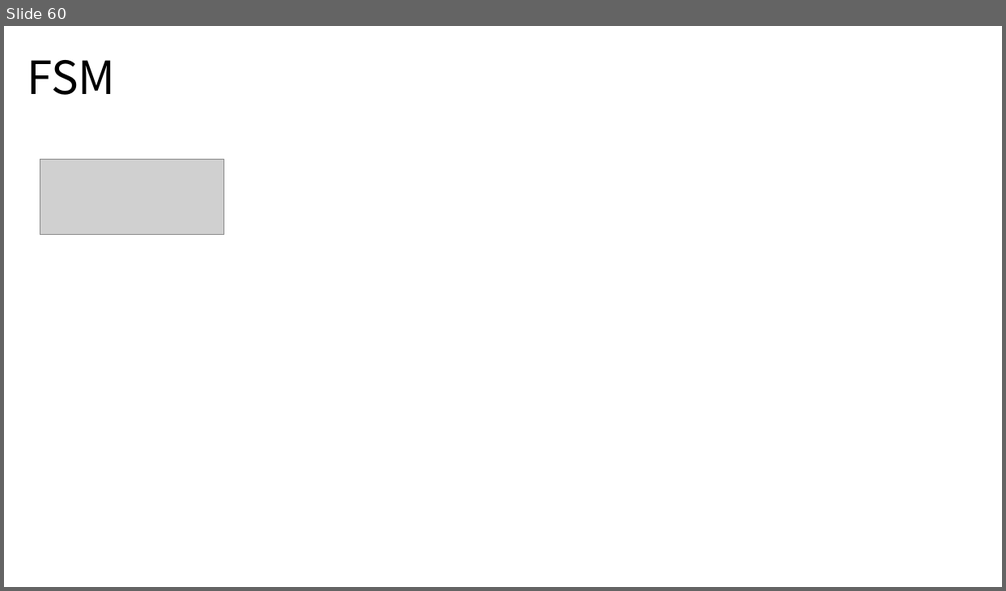
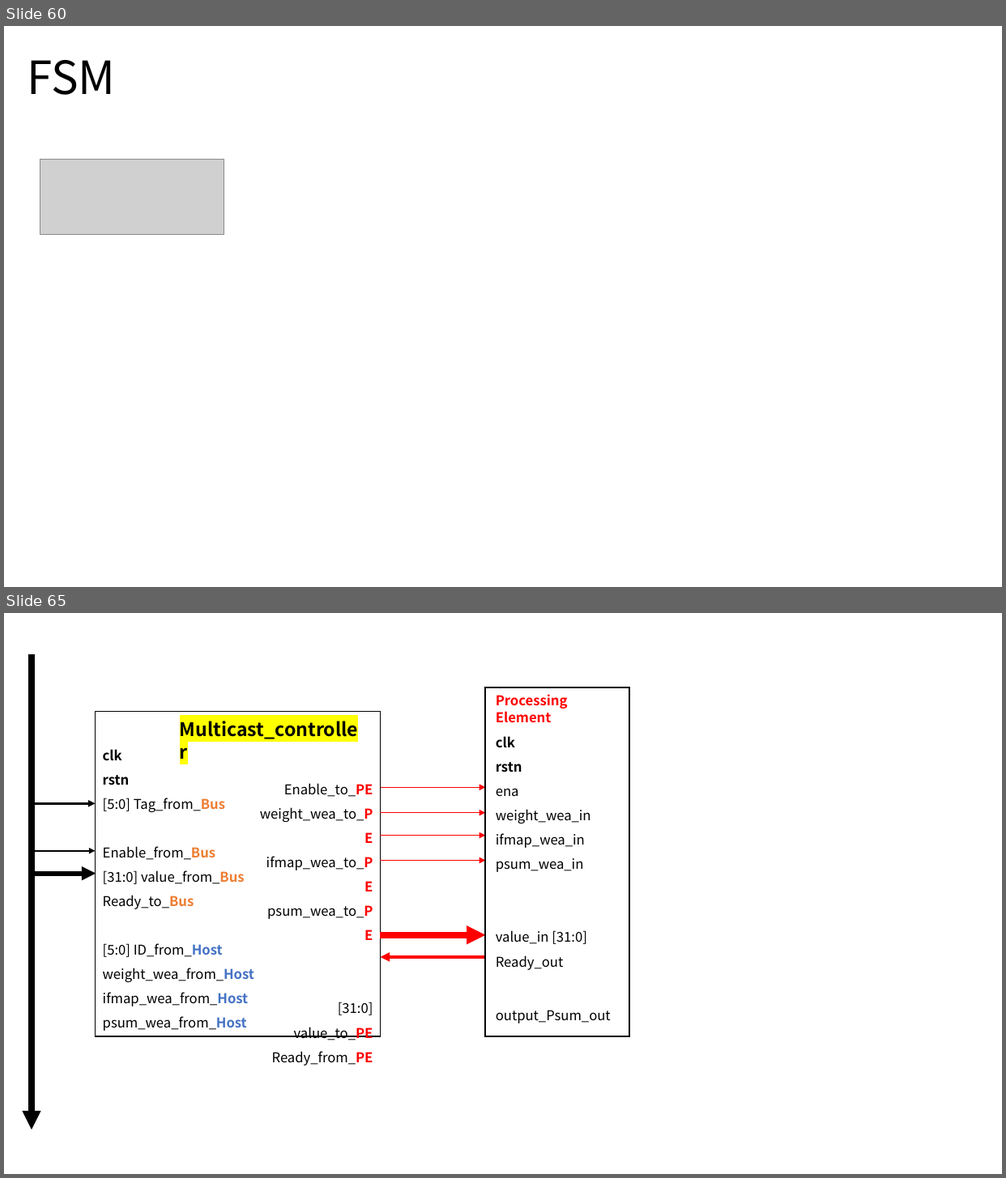
Before and after one commit to dldldlfma/ETRI-SW-SoC-base, a slide deck: eyeriss.pptx. Shown one above the other, each under a label of ours: slide 60 before the commit, slides 60 and 65 after it; the slides between them are not shown. The pictures are 1006x591 and 1006x1178 pixels, drawn with LibreOffice and Linux fonts; fonts in the diff are those of the drawing; grey boxes stand for pictures. Boxes give left, top, right and bottom in pixels: in the first picture for what was removed or moved away, otherwise in the second. Text is boxed around its words. In the diff, an @@ line names an element or a change of style, - is before the commit and + after.

```diff
--- a/eyeriss.pptx
+++ b/eyeriss.pptx
@@ slide 65 added at (4, 613, 1002, 1174), background #FFFFFF @@
@@ arrow added from (32, 654) to (32, 1131), #000000 6 pt @@
@@ rectangle added at (485, 687, 630, 1037), outline #000000 1.5 pt @@
@@ text added at (496, 694, 568, 723), 13 pt, text #FF0000, bold @@
+Processing Element
@@ rectangle added at (96, 711, 381, 1037), outline #000000 1 pt @@
@@ text added at (180, 721, 358, 739), 18 pt, text #000000, bold @@
+Multicast_controller
@@ text added at (103, 749, 254, 1007), 13 pt, text #000000 @@
+clk
+rstn
+[5:0] Tag_from_Bus
+Enable_from_Bus
+[31:0] value_from_Bus
+Ready_to_Bus
+[5:0] ID_from_Host
+weight_wea_from_Host
+ifmap_wea_from_Host
+psum_wea_from_Host
@@ text added at (496, 736, 611, 1024), 13 pt, text #000000 @@
+clk
+rstn
+ena
+weight_wea_in
+ifmap_wea_in
+psum_wea_in
+value_in [31:0]
+Ready_out
+output_Psum_out
@@ arrow added from (32, 804) to (96, 804), #000000 2.25 pt @@
@@ text added at (260, 783, 373, 1066), 13 pt, text #000000 @@
+Enable_to_PE
+weight_wea_to_PE
+ifmap_wea_to_PE
+psum_wea_to_PE
+[31:0] value_to_PE
+Ready_from_PE
@@ arrow added from (381, 787) to (485, 787), #FF0000 1 pt @@
@@ arrow added from (381, 813) to (485, 813), #FF0000 1 pt @@
@@ arrow added from (32, 851) to (96, 851), #000000 1.5 pt @@
@@ arrow added from (381, 835) to (485, 835), #FF0000 1 pt @@
@@ arrow added from (32, 874) to (96, 874), #000000 4.5 pt @@
@@ arrow added from (381, 861) to (485, 861), #FF0000 1 pt @@
@@ arrow added from (381, 935) to (485, 935), #FF0000 6 pt @@
@@ arrow added from (485, 957) to (381, 957), #FF0000 3 pt @@
```
Also in this commit, not shown: 1 slide changed, 5 other slides added, 2 other files.
